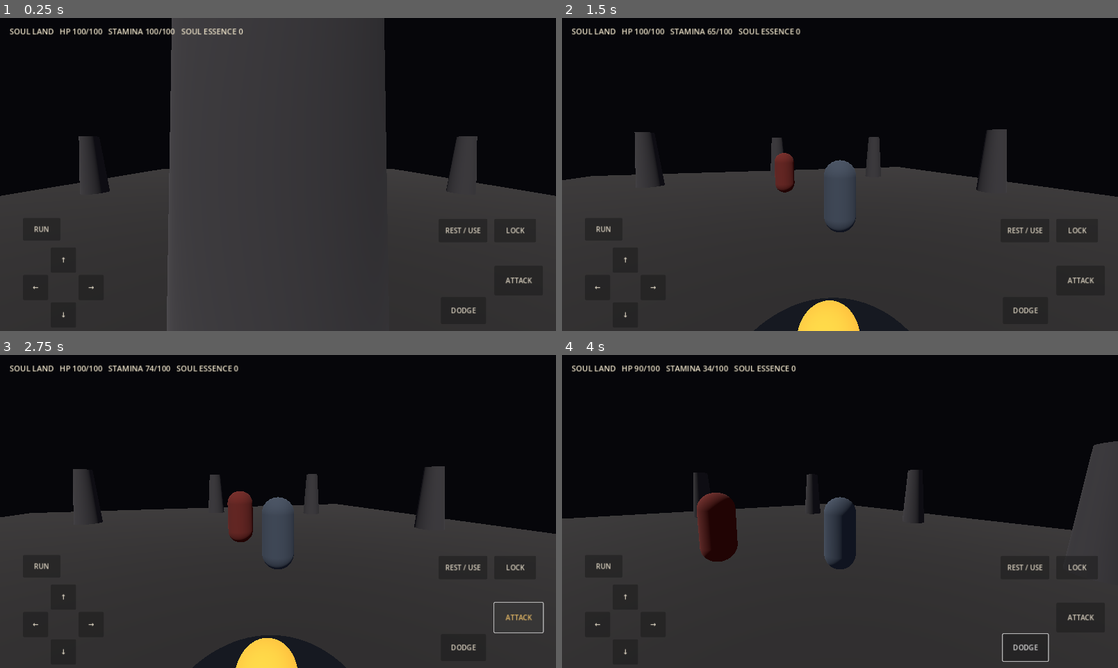
Above: before the commit, frames 1-4 (two rows, left to right).
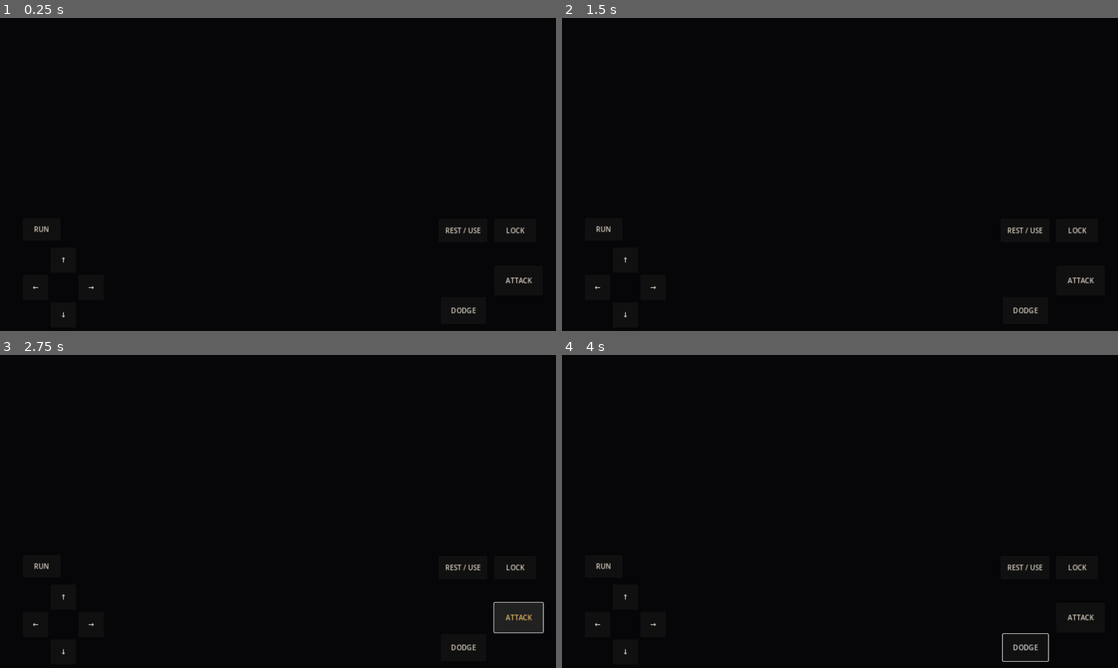
Above: after the commit, the same moments.

Repository: codingscenes2-cyber/SoulLans
Game: Godot game, scene res://scenes/main.tscn
Two runs of this game, one before a commit and one after it. Both use one fixed random seed, a clock stepped at 60 frames per second and the inputs below.
Inputs (mouse positions are in pixels of both pictures, inside the frame that each line leads up to):
- Up to frame 1 (0.25 s): no input
- Up to frame 2 (1.5 s): move the mouse to (962, 158) at 0.52 s; hold D (move_right, bound only before the commit) 0.53-1.25 s; click (962, 158) at 0.6 s; tap Space (dodge, bound only before the commit) at 0.8 s; drag from (728, 190) to (812, 237) at 1.27 s
- Up to frame 3 (2.75 s): click "ATTACK" at 2 s
- Up to frame 4 (4 s): click "DODGE" at 2.75 s; move the mouse to (895, 442) at 3.52 s; hold D (move_right, bound only before the commit) from 3.53 s (still down); click (895, 442) at 3.6 s; tap Space (dodge, bound only before the commit) at 3.8 s

The runs differ from the first frame. In frame 1, 65% of the frame differs, in the area x 0-100%, y 0-100%; in frame 2, 46%; in frame 3, 46%; in frame 4, 47%.
Error after the commit: Parse Error: Preload file "res://resources/weapons/ashen_iron_sword.tres" does not exist. (res://scripts/player_controller.gd:3)

Commit message:
Drive light attack timing and damage from equipped weapon data

Diff:
--- a/scripts/player_controller.gd
+++ b/scripts/player_controller.gd
@@ -1,4 +1,6 @@
 extends CharacterBody3D
+
+const STARTER_WEAPON = preload("res://resources/weapons/ashen_iron_sword.tres")
 
 signal stats_changed(health: float, stamina: float)
 signal died
@@ -13,6 +15,10 @@
 @export var min_camera_pitch := -0.75
 @export var max_camera_pitch := 0.35
 
+var equipped_weapon: Resource
+var current_attack_damage := 25.0
+var current_attack_range := 2.5
+var attack_active_duration := 0.11
 var health := 100.0
 var stamina := 100.0
 var target: Node3D
@@ -33,6 +39,7 @@
     add_to_group("player")
     health = max_health
     stamina = max_stamina
+    equipped_weapon = STARTER_WEAPON
     _setup_input_map()
     _create_placeholder_body()
     _create_camera_rig()
@@ -42,7 +49,7 @@
     if attack_windup > 0.0:
         attack_windup -= delta
         if attack_windup <= 0.0:
-            attack_active_timer = 0.11
+            attack_active_timer = attack_active_duration
             attack_has_hit = false
     if attack_active_timer > 0.0:
         attack_active_timer = maxf(0.0, attack_active_timer - delta)
@@ -122,20 +129,27 @@
     invulnerability_timer = 0.22
 
 func perform_attack() -> void:
-    if attack_cooldown > 0.0 or stamina < 12.0 or dodge_timer > 0.0:
-        return
-    stamina -= 12.0
-    attack_cooldown = 0.65
-    attack_windup = 0.13
+    var stamina_cost := float(equipped_weapon.get("stamina_cost")) if is_instance_valid(equipped_weapon) else 12.0
+    var windup := float(equipped_weapon.get("light_windup")) if is_instance_valid(equipped_weapon) else 0.13
+    var active := float(equipped_weapon.get("light_active")) if is_instance_valid(equipped_weapon) else 0.11
+    var recovery := float(equipped_weapon.get("light_recovery")) if is_instance_valid(equipped_weapon) else 0.41
+    if attack_cooldown > 0.0 or stamina < stamina_cost or dodge_timer > 0.0:
+        return
+    stamina -= stamina_cost
+    current_attack_damage = float(equipped_weapon.get("base_damage")) if is_instance_valid(equipped_weapon) else attack_damage
+    current_attack_range = float(equipped_weapon.get("attack_range")) if is_instance_valid(equipped_weapon) else 2.5
+    attack_active_duration = active
+    attack_cooldown = windup + active + recovery
+    attack_windup = windup
 
 func _resolve_melee_hit() -> void:
     var hit_shape := SphereShape3D.new()
-    hit_shape.radius = 0.95
+    hit_shape.radius = maxf(0.7, current_attack_range * 0.38)
     var query := PhysicsShapeQueryParameters3D.new()
     query.shape = hit_shape
     query.transform = Transform3D(
         Basis.IDENTITY,
-        global_position - global_transform.basis.z * 1.25 + Vector3.UP * 1.0
+        global_position - global_transform.basis.z * (current_attack_range * 0.5) + Vector3.UP * 1.0
     )
     query.collision_mask = 1
     query.collide_with_bodies = true
@@ -145,7 +159,7 @@
     for hit in hits:
         var collider: Object = hit.get("collider")
         if is_instance_valid(collider) and collider.has_method("take_damage"):
-            collider.take_damage(attack_damage)
+            collider.take_damage(current_attack_damage)
 
 func take_damage(amount: float) -> void:
     if invulnerability_timer > 0.0 or health <= 0.0:
